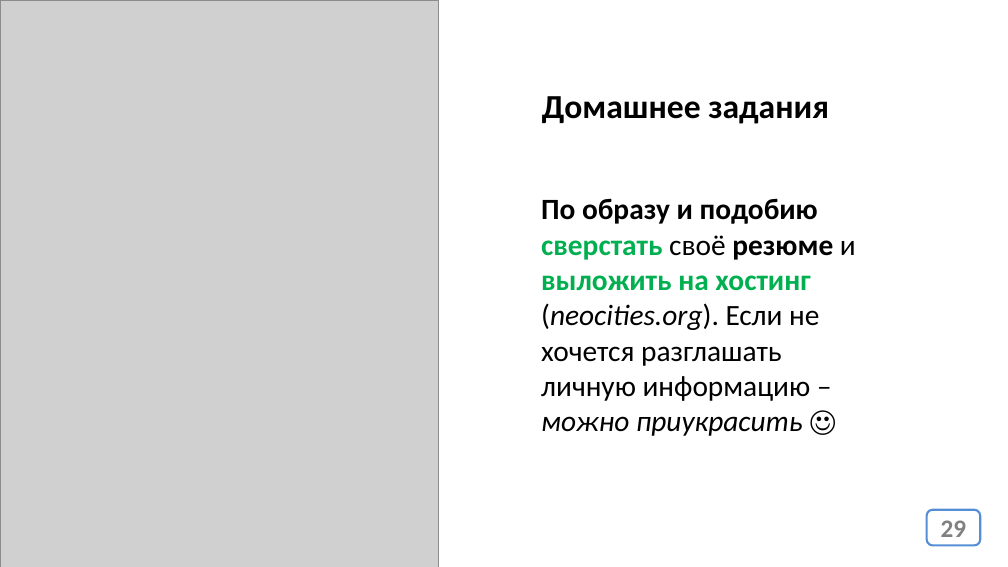
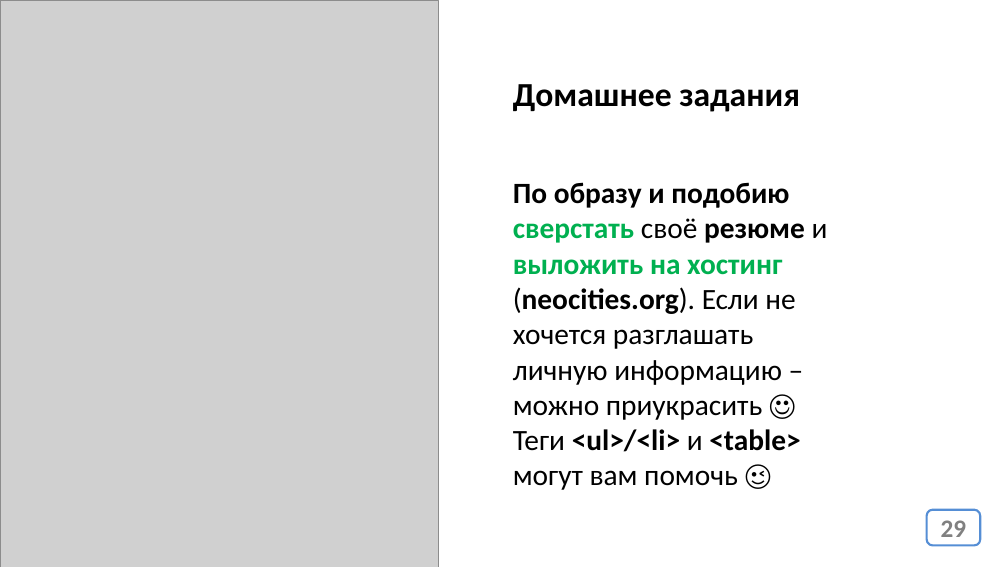
Before and after one commit to web35-ortdnipro/lesson02, a slide deck: slide 29 of lesson02.pptx. Drawn at 1008x567 pixels with LibreOffice and Linux fonts; fonts in the diff are those of the drawing; grey boxes stand for pictures. Boxes give left, top, right and bottom in pixels: in the first picture for what was removed or moved away, otherwise in the second. Text is boxed around its words. In the diff, an @@ line names an element or a change of style, - is before the commit and + after.

```diff
--- a/lesson02.pptx
+++ b/lesson02.pptx
@@ text "Домашнее задания": place and size @@
-text "Домашнее задания" at (542, 96, 829, 124)
+text "Домашнее задания" at (513, 84, 800, 112)
@@ text "Домашнее задания" at (513, 84, 800, 112): alignment centre to left @@
@@ text "По образу и подобию сверстать ...": place and size @@
-text "По образу и подобию сверстать ..." at (541, 198, 856, 436)
+text "По образу и подобию сверстать ..." at (513, 182, 828, 490)
@@ text at (513, 182, 828, 420): bold on in "(neocities.org)."; italic off in "(neocities.org). – можно приукрасить" @@
@@ text at (513, 429, 800, 490): paragraph added @@
+Теги <ul>/<li> и <table> могут вам помочь 😉
```
Also in this commit, not shown: 1 other slide changed, 1 other file.
